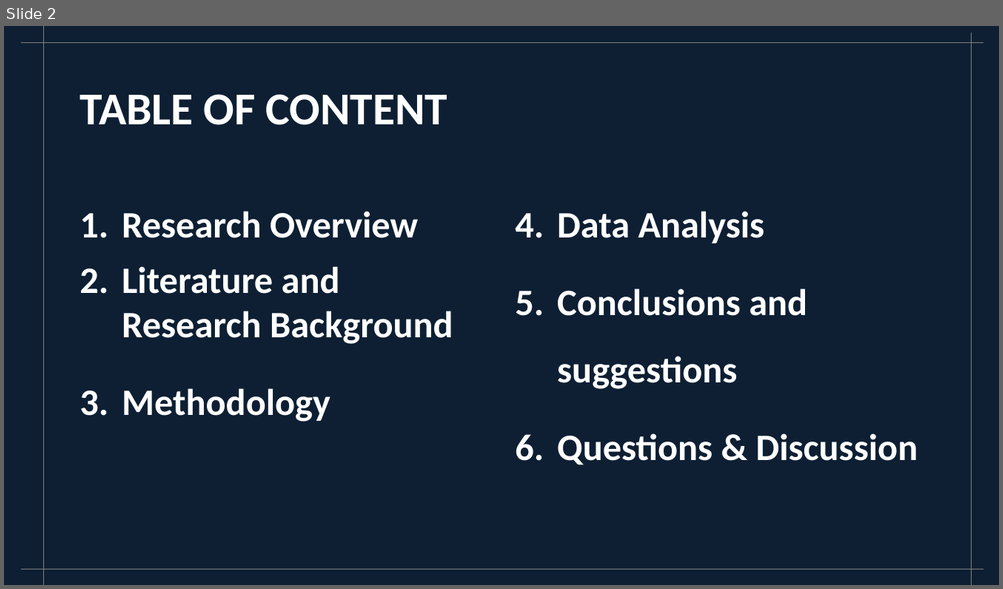
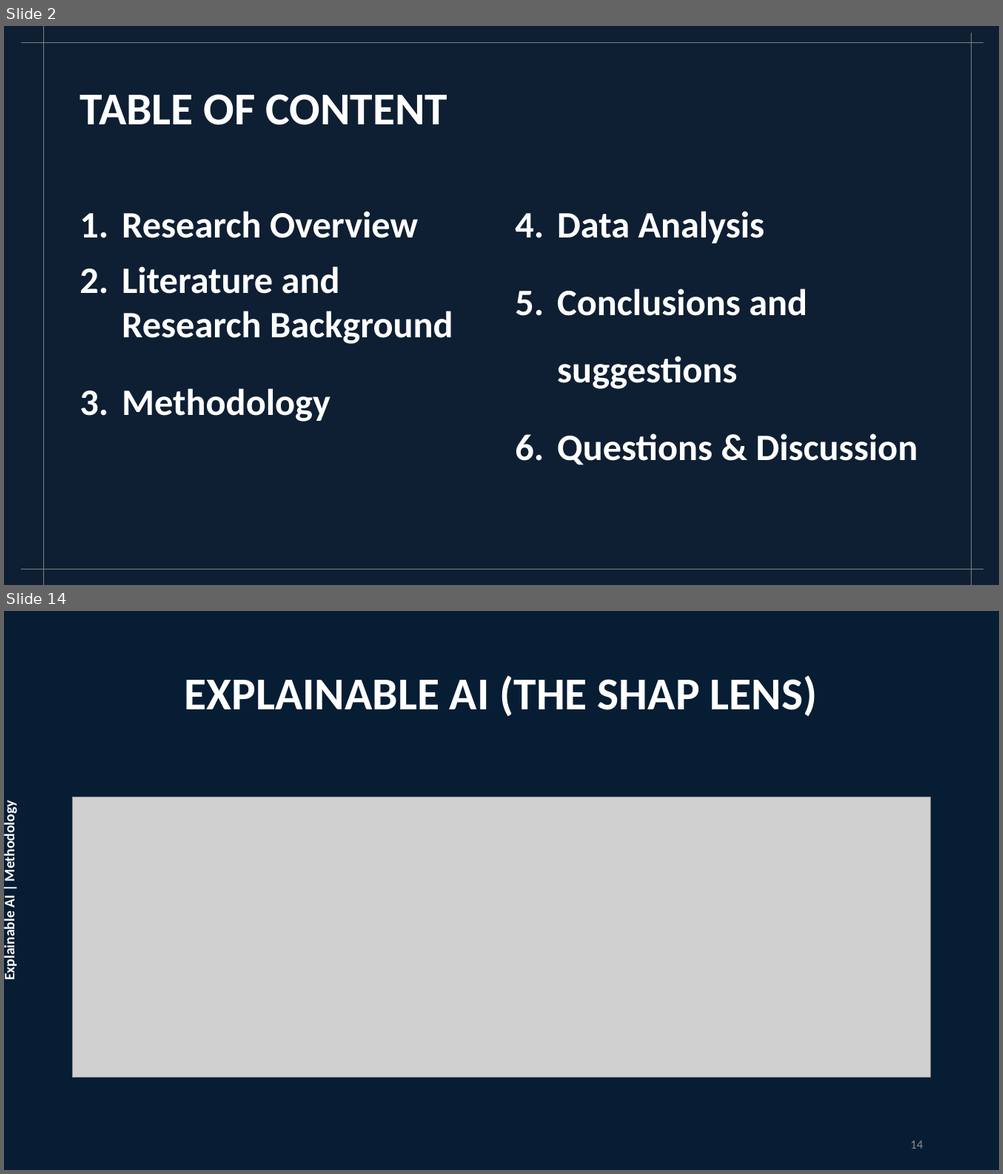
Before and after one commit to ghasemizade/research-gate, a slide deck: proposal-present-slides.pptx. Shown one above the other, each under a label of ours: slide 2 before the commit, slides 2 and 14 after it; the slides between them are not shown. The pictures are 1003x589 and 1003x1174 pixels, drawn with LibreOffice and Linux fonts; fonts in the diff are those of the drawing; grey boxes stand for pictures. Boxes give left, top, right and bottom in pixels: in the first picture for what was removed or moved away, otherwise in the second. Text is boxed around its words. In the diff, an @@ line names an element or a change of style, - is before the commit and + after.

```diff
--- a/proposal-present-slides.pptx
+++ b/proposal-present-slides.pptx
@@ slide 14 added at bbox=[4, 611, 999, 1170], background #FFFFFF @@
@@ rectangle added at bbox=[4, 611, 999, 1170], fill #071D34 @@
@@ title added at bbox=[184, 675, 817, 716], 44 pt, text #FFFFFF, bold @@
+EXPLAINABLE AI (THE SHAP LENS)
@@ text added at bbox=[4, 809, 18, 979], 14 pt, text #FFFFFF, bold @@
+Explainable AI | Methodology
@@ picture added at bbox=[73, 797, 930, 1077] @@
@@ page number added at bbox=[910, 1141, 922, 1149], 12 pt, text #8C8C8C @@
+14
```
Also in this commit, not shown: 7 slides changed, 4 other slides added, 1 other file.
